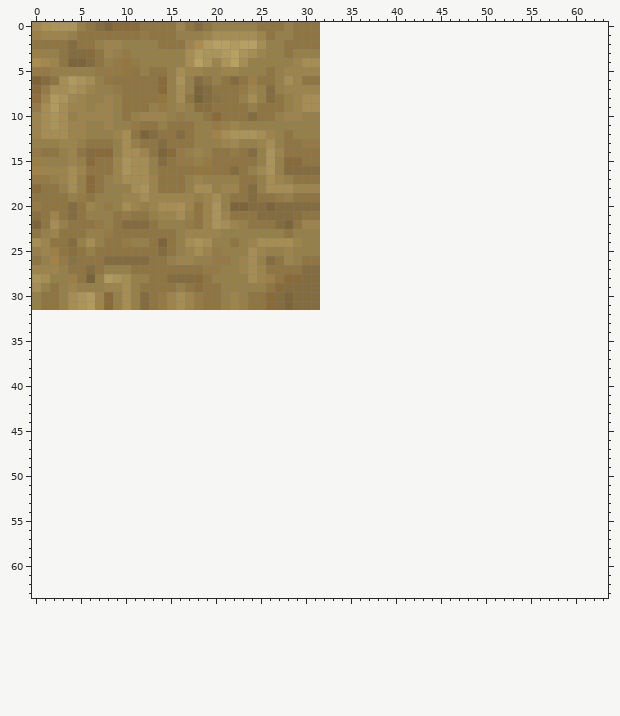
Two versions of one pixel-art sprite, public/grass.png. Above, as it was before the edit.
The file is 32x32 pixels. Colours within 5 levels of each other are drawn and written as one. The old version is drawn lined up with the new one, on the new canvas.
New version:
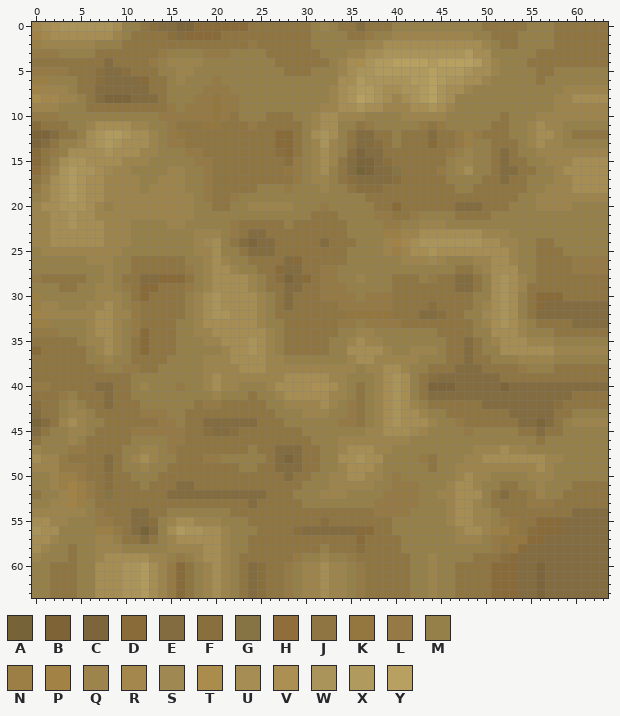
Palette (. is transparent): A #766438  B #7d6335  C #7d653b  D #886b38  E #836c3f  F #896f3e  G #867444  H #8f6e3b  J #8e7542  K #94773f  L #957a45  M #96804a  N #9c7f45  P #a38345  Q #9d844c  R #a3874c  S #9f8852  T #aa8c4c  U #a58d53  V #ab8f53  W #ab945a  X #b09a5e  Y #b8a060
The edit:
canvas 32x32 -> 64x64
Changed rows in their new state; - is an unchanged pixel.
first column x 0:
 0 -UV--WWWWUMM-FEECCDDDDDDJ---J--MQMJJEJJJMMMMMMMMMMJJJJJMMMJJJJJJ
 1 PRUUUUUUUQM-J--FEDDDDJJJJJ-JJ--MMMMJJLMMQQQQQQQQQMMJJJMMMMJJJJJJ
 2 NQQQQQQ-MMJJJJ---JJJJJJJLJJJ---MMMMMMQQUUUUUUUUUUUQMJJMMMMJJJJJJ
 3 LLLMMMM-JJJJJJL--MMLLLMMMMJJ-JJJMMMQQUUWWWWWWWWWXUUMMMMMJJJJJJJJ
 4 JJJ-JJJ-EJJJJL-QQQQMMMMM---JJJJJJMQUTWXXYYYYXYYYYXUQMMMJJJJJJJJJ
 5 --LLJJJFEEF-J-M-Q-M--MM---M-JJJMMMQUWWXXXXXXYXXXWUUQMMMMJJMMMMMM
 6 NNMMMJJFEEEED-J-Q-MMLMMMMMM-MMMMMMUUXWWWWWXXYXWWUUQMMMMMJMMMMMMM
 7 PQQQMJJEEEEEE-J-M-MLLLMMM-M-MMMMMQUWXXWUUWWXYWUUQMMMMMMMMMMQQQQQ
 8 TRRQQMJECCCEEEJ-MMLLKLL-M-MM-MMMMQUWYXWUQUWXYWUMMMMMMMMMMMQQUUUU
 9 QQQMMMJJJJ---JJLMLLLKLLM-MMM-MMMQQUUWUUQQQUUWUQMMMMMMMMMMMQQQQQQ
10 LLLM-MMMM-M-MMLL-LLLKL-MMM-JJM-QUUQQQMMMMQQQQQMMMMMMJMMMQQQQQQQQ
11 DJJJMMQUUUUQQM-L--JKKJJJLJJJJJ-QUUMMJLMMMMMLJLMMMMMJJMMQUQQMMMMM
12 BCEJJMUWXXWUUQMLK-JJJJJJJJJDDJ-UWUMJEEJJMJJJEJJLNLJJJMMQUUQMJJJJ
13 CEJMMQUWXW-UUQMLL-JJJJJJJJJDD-MQWQMJEEFJMJJJDJJLNMMJJJMQUQQMMMMM
14 D-L-UUUUWU---QMMMLLJ--J-JJJFD-MQUQMFCEEJJJJJJJLMQMMJEJMMQQQQQQQQ
15 DJ-UWWUUUUQQQ-MMMML------JJJFLMQUQJECCEFJJJJJJMQQMMJEJJMMQQQUUUU
16 HL-WXWWUS-QMM-MQQMML--J-JJJJKLMQUMJEACEEGJJJJLMQUMMJEEJJMMQUUUUU
17 JMUWXWUUQ-QQMMQQQ-MLJJJ--JJJJLMQQMJFEEEEFJJJJJMMMMJJEJJMMMQQUUUU
18 LQUWXWUUQQQQM-QQQ-MLJJJ-J-MMLMMMQMMJFFFJJJJJJJJMMJJJJJJMMQQQUUUU
19 MQUWXWUUQQ--Q------LJJLMMMMM-MMMMMMMMJJJJJJJJJJJJJJJJJMMQQQQQQQQ
20 QUUWWWUQMQQ-Q-QQQ-MMJJMMQQQQQMMMLMMMMMJJDJJJJJJEEEJJJMMMQQQQMMMM
21 QQUUWUUQQQQQQQ--QQMMMMMMMMMMMMM-JJMMMMLLJJLMMMMJJJJMMMMMMMMMMMMM
22 QQ-UWUUUQQQMMM-QQMMMMMLJ---JM-JJJJJMMMMLLMMQQQMMMMMMMMMMMMMMMMMM
23 QQUUUUUUQQQMMMMM-M----LJEEJJ-JJJJJJMMMMNNQQUUUUUUUQQQMMMMMMMMMMM
24 Q-UUUU-UQQQ--MMM-MQSU--ECEEJJJJJEJJJMMMQPRUWWWWWWWUUQQMMJJMMMMMM
25 --QQQQQQQQMMMMMM-MQ-U--JEEEJJJJJJJJMMMMQNQUUWUUUUUUUUQMMJJJMMMMM
26 M-MMMMQQQMMJJ--JJM-QUQ-MJJJ-ED--JJJMMMMMMQQQSQMMMQQUUQMMJJJJLLLL
27 MMM-MMMMQ--------LMQUUQMMJ-DEEJJLLMMMMMMMMMMMMMJJMQUUUMMJJJJLLLL
28 LJJJJ-M-QMJJEEDDDJMQUUUUQMJFCEDJLLMMQMMMJJJMLJJEEJMUWUQMJJJJJJJJ
29 M-MJJ--Q-MLJDD--JLMQUUUUQ--J--JJLLLMMMMMJJJJJJJEEJMUWUQJJJJJJJJJ
30 NMM-MMM-QQMJD-JJJMQUWUUUUQMJEJJJLLLLMLLLJJJJJJJJJMMUWUMJDDDJJJJJ
31 NQQ-MMQ-UQMLJ-JJJMQUWUUUUQMJEJJJJJLLLLLLJJJJFJJJJMQUWUMJDEEEEEEE
32 PQQQQQQUUQQLJJJJJMQUWWUUUQMJJJJJJJJKKKKKJJJEEFJJMMSUWUMJEEEEEEEE
33 NNMMMMQUUQMLJJJJMMQUUUUUUQMMJJJJJJLLMLLLLJJJJJJJJMQUWUQMJJJJEEEE
34 LLLMMMQUUQMLDJJJMMQQUUUUUUQMJJJJJJMMQQMMMMMMMJJJJMMUUUQMMMJJJJJJ
35 JJJJJMQQUQMJDJJJMMMQQUUUWUQMJJJJJMMQUQQMMMMMMMJJEJMQUUUQQQMMMMMM
36 DJJJJJMQUQMJDJJJMMMMMQUUWUQMJJJJJMMUUUUQMMQQQMJJEJMMUUUUUUQQQQQQ
37 JJJJJJMMQMMJJJJMMMMQQQUUUUQQMMMMMMMQUUQQQQQMMMJJEJJMMMQQQQMMMMMM
38 JJJJJJJLMMLLJJMMMMMQQQQUUUQQQQQQQQQQMQQUUQMMJJJEEEJJJJLMMMJJJJJJ
39 JJJJJJJJJJJMMMMMMMMQUQQQQQQQUUUUUQQMMMQUWUMJFEEEEEEEJJJJJJJJJJJJ
40 LLJJJJJEEJJMQMMMLMMQUQQMMMQUUUUVVUQMJMQUWUMJCCCEEEEECEEEEEEEEEEE
41 JJJLMJJJEJJMMMMMMMMMQMMMJMMQUUUUUQQMJMQUWUMJEEEEEEEEEEEEEEEEJJJJ
42 FJJMQMJJEJJJMMMMMMJLLJJJJJMMQQQQUQMLJMQUWUQMJJJJJJEEEEEEEEFJJJJJ
43 EJJMQQMJJJJJLLLMMJJJJJJJJJJMMMQQQMMLJMQUWUUQMMJJJJJJJEEEEEJJMMMM
44 CEJQUQMMJJJJJJLLMJJEEEEEEJJJMMMMMMLLJMQUWUUUQMMLJJJJJJEECEJMQQQQ
45 EJMMQQMJJJJLLLLLLJJFEEFJJJJJJJMMMMMMMQQUUUSQMMMMLMMMMMJJEJJMMMMM
46 JMMMQMJJJJJMMMMLLJJJJJJJJJJJJJJMMMQQQQQQQQMMMMMMMMMMMMMMJMMMMMMM
47 QMMMLLJJJJMMQQMLJJJJJJJJMJJEEEJJMMQUUUQQMMMMMMMMMQQQUQQMMMMMMMMM
48 UQQLJJJJEJMQUQMMJJJLLMMMMMJECEJJMMUUWUUMMMMLJMMMQQUUUUUUUQQMMMMM
49 QQQLLLJJEJMMQMMJJJJJJJJMMJJEEEJJMMQUUUQMMMMMJMMQQQQQQQQQUQMMMMMM
50 MMQNNLJJFJJMMMJJJJJJJJJJJJJJEJJMMQQUUQQMLMMMMMMQUQQMMMMQQQMMMMMM
51 MMQNPNLJFJJJMJJJEEJJJJJJJJJJJJMMMQQQQQMMLLLMMMQUUQMMJJMMQMMMJJJJ
52 JMMQPNLJGJJJJJJEEEEEEEEEEEJJJMMMQQQMMMMLLLLMMQQUUUMJEJJLQMMJJJJJ
53 MMQQPNMJJJJJJJJJJJJJJJJJEJJJJJMMMMMMMMLLLLLMMMQUUQMJJJJLLLJJJJJJ
54 QQQQQQMLJJJEEJJMMMMMMMJJJJJJJJJJJJJJJJLLLLMMMMQUUQQMJJJJJJJJEEEE
55 UUQQMMMLLJJEEFMQUUQQQMMMJJJJJJJJFJJJJJJJMMMMMMQUUQQMLKJJDDDEEEEE
56 WUUMMMMNNLJEAEMUXWWUUQMMMJJJJFEEEEEEDDJJMMMMMMMQUUQNNKJFDDDEEEEE
57 UUQMMMMQQMJJEJMQUUUUUQMMJJJJJJJJJJJJDJJJJMMMMMMQQQMLKKKDDEEEEEEE
58 UQMMJMMQQQMMMMMQQQQUUQMMJJJJJJJJMJJJFJJJJMMMMMMMMMMLJKDEEEEEEEEE
59 QMMMJMMQUUUUUQQMLMQUUQMJJJJJJLMMQMMLJJJJJJMMQMMMMJJJFDEEEEEEEEEE
60 MMJJJMMUUUWWXUQLDJMQUQMJEFJJLMQQUQQMLJJJJJMMQMMJJJJDDDEECEEEEEEE
61 MMJJJMMUUUWWXUQLDJMQUQMJEFJJLMQQUQQMLJJJJJMMQMMJJJJDDDEECEEEEEEE
62 MMJJJMMUUUWWXUQLDJMQUQMJEFJJLMQQUQQMLJJJJJMMQMMJJJJDDDEECEEEEEEE
63 MMJJJMMUUUWWXUQLDJMQUQMJEFJJLMQQUQQMLJJJJJMMQMMJJJJDDDEECEEEEEEE
Where, in picture pixels (left, top, right, bottom), the same in both pictures:
changed: (32, 22, 608, 598)
